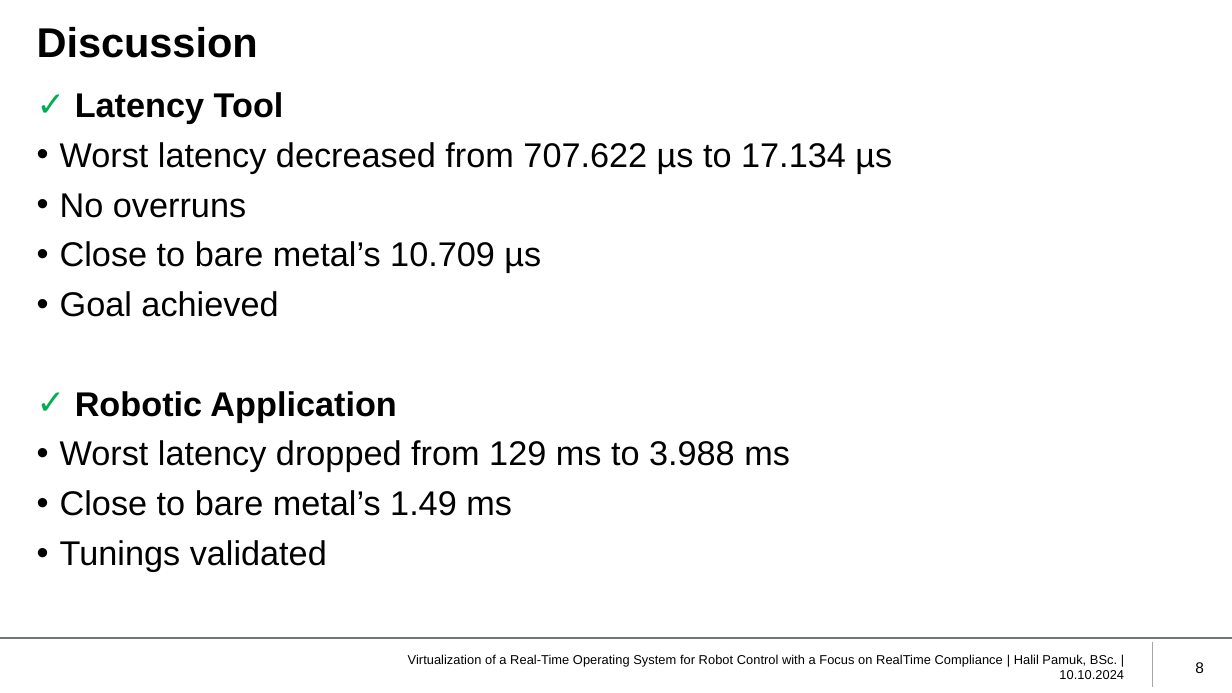
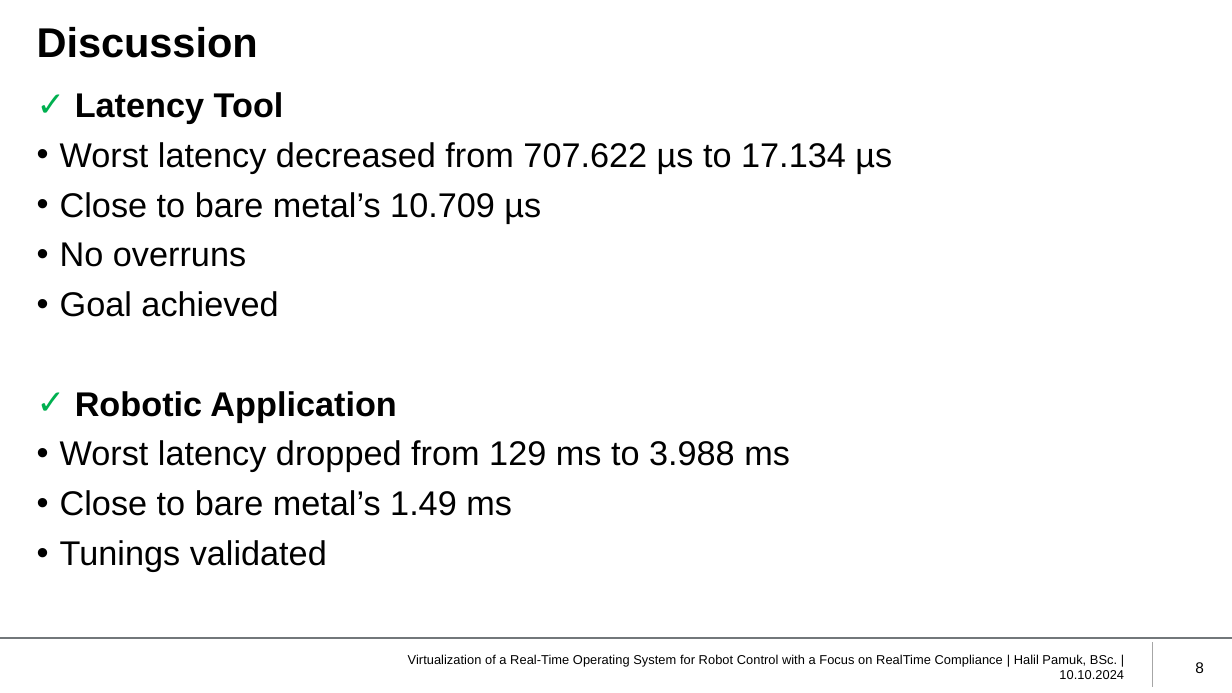
Before and after one commit to HIP24/Masterarbeit, a slide deck: slide 8 of Masterprüfung/Presentation/Pamuk_MT_Präsentation_10102024.pptx. Drawn at 1232x693 pixels with LibreOffice and Linux fonts; fonts in the diff are those of the drawing; background and template pictures are left out. Boxes give left, top, right and bottom in pixels: in the first picture for what was removed or moved away, otherwise in the second. Text is boxed around its words. In the diff, an @@ line names an element or a change of style, - is before the commit and + after.

```diff
--- a/Masterprüfung/Presentation/Pamuk_MT_Präsentation_10102024.pptx
+++ b/Masterprüfung/Presentation/Pamuk_MT_Präsentation_10102024.pptx
@@ text at (60,192,541,223): paragraph added @@
+• Close to bare metal’s 10.709 µs
@@ text at (60,241,541,273): paragraph removed @@
-• Close to bare metal’s 10.709 µs
```
Also in this commit, not shown: 1 other file.
